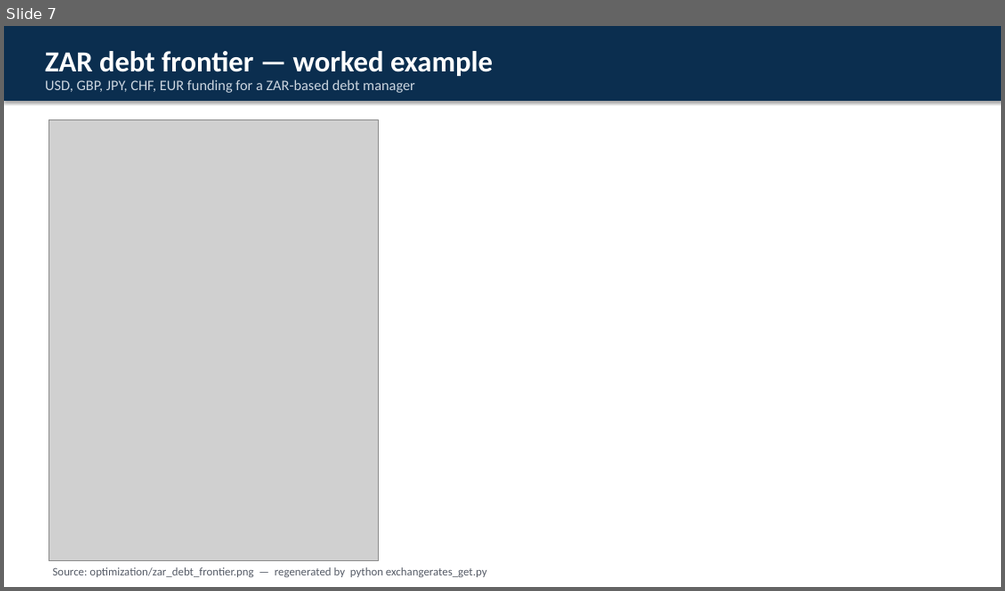
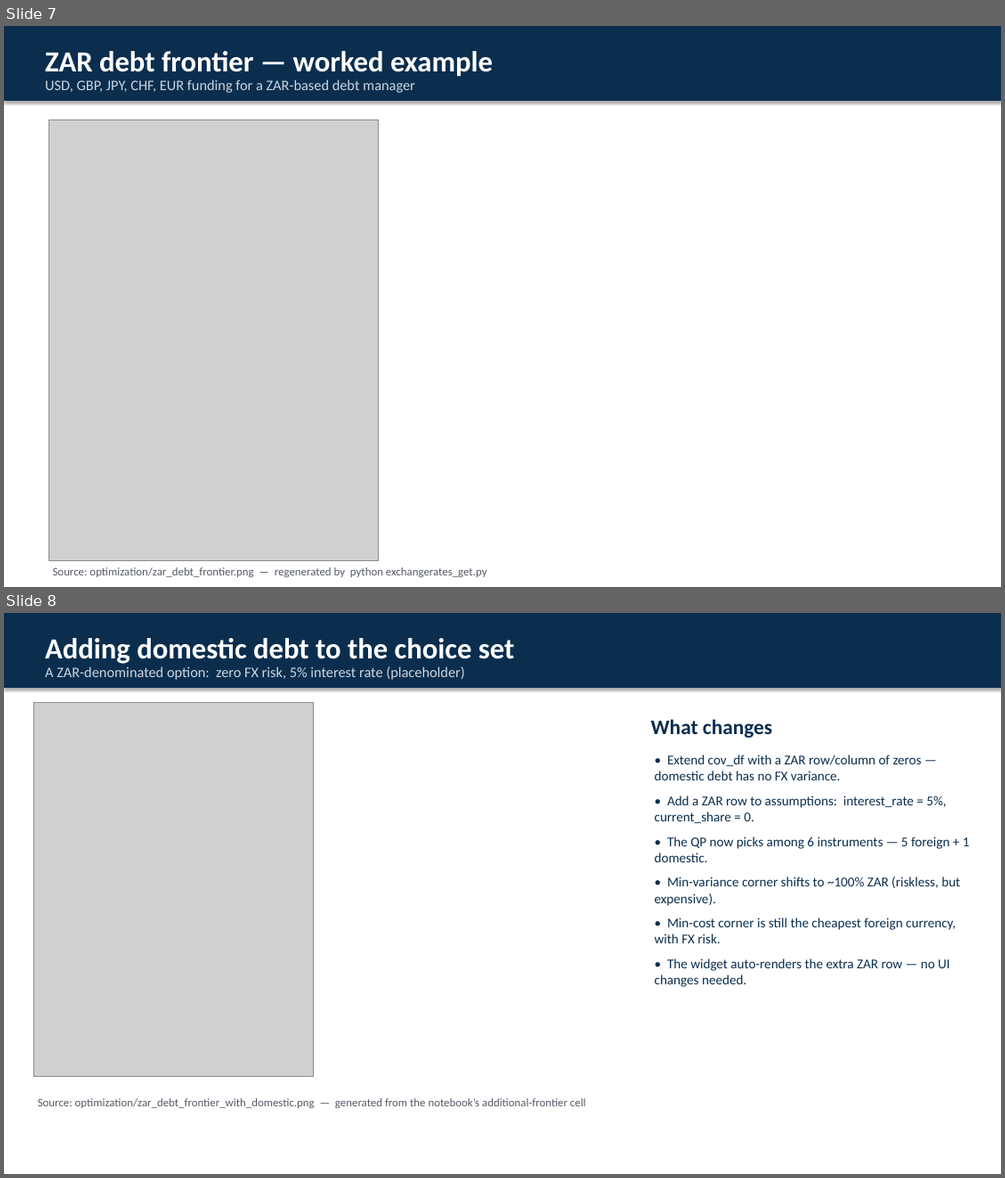
Before and after one commit to IbHansen/wb-debt-simulation, a slide deck: optimization/mean_variance_optimization.pptx. Shown one above the other, each under a label of ours: slide 7 before the commit, slides 7 and 8 after it. The pictures are 1005x591 and 1005x1178 pixels, drawn with LibreOffice and Linux fonts; fonts in the diff are those of the drawing; grey boxes stand for pictures. Boxes give left, top, right and bottom in pixels: in the first picture for what was removed or moved away, otherwise in the second. Text is boxed around its words. In the diff, an @@ line names an element or a change of style, - is before the commit and + after.

```diff
--- a/optimization/mean_variance_optimization.pptx
+++ b/optimization/mean_variance_optimization.pptx
@@ slide 8 added at <box>4,613,1001,1174</box>, background #FFFFFF @@
@@ rectangle added at <box>4,613,1001,1174</box>, fill #FFFFFF @@
@@ rectangle added at <box>4,613,1001,688</box>, fill #0B2E4F @@
@@ text added at <box>45,638,515,664</box>, 28 pt, text #FFFFFF, bold @@
+Adding domestic debt to the choice set
@@ text added at <box>45,666,464,680</box>, 14 pt, text #CCD6E0 @@
+A ZAR-denominated option: zero FX risk, 5% interest rate (placeholder)
@@ picture added at <box>34,703,314,1077</box> @@
@@ text added at <box>651,719,772,738</box>, 20 pt, text #0B2E4F, bold @@
+What changes
@@ text added at <box>655,755,970,987</box>, 13 pt, text #0B2E4F @@
+• Extend cov_df with a ZAR row/column of zeros — domestic debt has no FX variance.
+• Add a ZAR row to assumptions: interest_rate = 5%, current_share = 0.
+• The QP now picks among 6 instruments — 5 foreign + 1 domestic.
+• Min-variance corner shifts to ~100% ZAR (riskless, but expensive).
+• Min-cost corner is still the cheapest foreign currency, with FX risk.
+• The widget auto-renders the extra ZAR row — no UI changes needed.
@@ text added at <box>38,1098,586,1108</box>, 11 pt, text #555B66 @@
+Source: optimization/zar_debt_frontier_with_domestic.png — generated from the notebook’s additional-frontier cell
```
Also in this commit, not shown: 9 other files.
